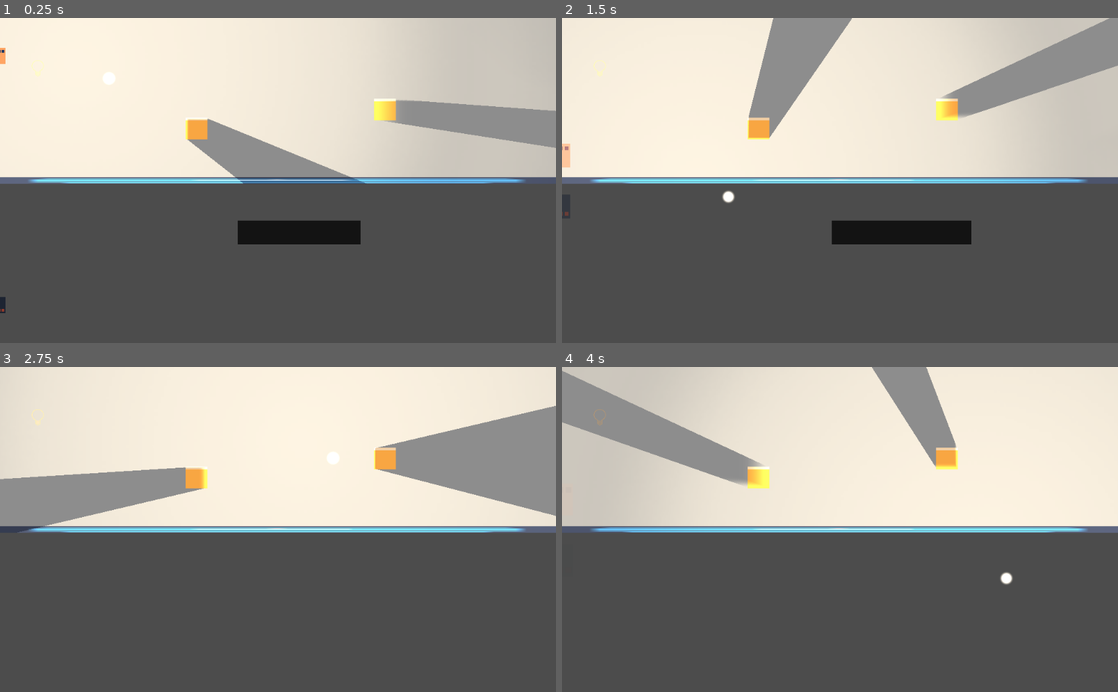
Above: before the commit, frames 1-4 (two rows, left to right).
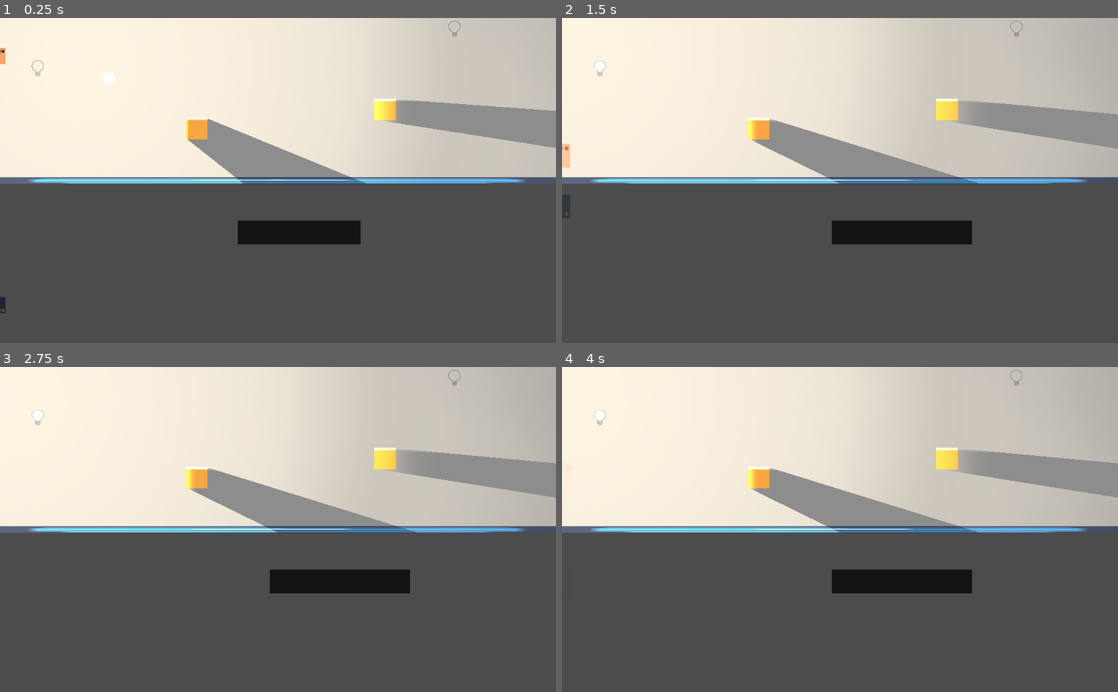
Above: after the commit, the same moments.

Repository: gramozilho/More-Than-Meets-The-Eye-GWJ14
Game: Godot game, scene res://Main.tscn
The game is run twice, just before and just after one commit, with the same random seed, the same clock (stepped at 60 frames per second) and the same inputs. The engine's default icon, where the game draws it, is replaced by a stand-in: a white triangle on a blue panel in a dark square.
Inputs (mouse positions are in pixels of both pictures, inside the frame that each line leads up to):
- Up to frame 1 (0.25 s): no input
- Up to frame 2 (1.5 s): tap Enter (ui_accept) at 0.5, 0.77, 1.25 s; move the mouse to (600, 66) at 0.52 s; press the mouse at (600, 66) at 0.53 s; hold D (right) from 0.53 s (still down); move the mouse to (728, 196) at 1.27 s; release the mouse at (728, 196) at 1.28 s; click (728, 196) at 1.35 s
- Up to frame 3 (2.75 s): tap Enter (ui_accept) at 1.52, 2 s; move the mouse to (333, 458) at 2.02 s; release D (right) at 2.03 s; press the mouse at (333, 458) at 2.03 s; hold A (left) from 2.03 s (still down)
- Up to frame 4 (4 s): tap Enter (ui_accept) at 2.75, 3.02, 3.5, 3.77 s; move the mouse to (812, 594) at 2.77 s; release A (left) at 2.78 s; release the mouse at (812, 594) at 2.78 s; hold D (right) from 2.78 s (still down); click (812, 594) at 2.85 s; move the mouse to (1006, 578) at 3.52 s; press the mouse at (1006, 578) at 3.53 s

The runs differ from the first frame. In frame 1, less than 0.1% of the frame differs, in the area x 5-83%, y 0-18%; in frame 2, 19%; in frame 3, 30%; in frame 4, 39%, in the area x 0-100%, y 0-70%.
Error before the commit: Invalid get index 'connect' (on base: 'Area2D'). Did you mean '.connect()' or funcref(obj, "connect") ? (res://Main.gd:12)

Commit message:
Added light

Diff:
--- /dev/null
+++ b/Lamp.gd
@@ -0,0 +1,9 @@
+extends Area2D
+
+
+signal lamp_touched
+
+
+func _on_Lamp_input_event(viewport, event, shape_idx):
+	if Input.is_action_just_pressed("click"):
+		emit_signal("lamp_touched", $Position2D.global_position)
--- a/Lamp.tscn
+++ b/Lamp.tscn
@@ -1,6 +1,7 @@
-[gd_scene load_steps=3 format=2]
+[gd_scene load_steps=4 format=2]
 
 [ext_resource path="res://Assets/bulb.png" type="Texture" id=1]
+[ext_resource path="res://Lamp.gd" type="Script" id=2]
 
 [sub_resource type="CircleShape2D" id=1]
 radius = 11.7849
@@ -8,9 +9,10 @@
 [node name="Lamp" type="Area2D" groups=[
 "lamp",
 ]]
+script = ExtResource( 2 )
 
 [node name="Sprite" type="Sprite" parent="."]
-modulate = Color( 1, 1, 1, 0.356863 )
+modulate = Color( 0, 0, 0, 0.356863 )
 position = Vector2( 0.596641, 6.4916 )
 scale = Vector2( 0.2, 0.2 )
 texture = ExtResource( 1 )
--- a/Light.gd
+++ b/Light.gd
@@ -3,10 +3,12 @@
 signal light_position
 
 var old_position
+var light_energy = 1
 
 
 func _ready():
 	old_position = global_position
+	self.energy = light_energy
 
 
 func _process(delta):
@@ -18,3 +20,20 @@
 		position.x += 20
 	if Input.is_action_just_pressed("ui_left"):
 		position.x -= 20
+
+
+func receive_click(destination):
+	# If light is off, turn on at location
+	if self.energy == 0:
+		global_position = destination
+		$TweenLight.interpolate_property(self, "energy", 0, light_energy, 0.5, Tween.TRANS_ELASTIC, Tween.EASE_OUT)
+
+	# if mouse on same place as light currently, on/off
+	elif global_position == destination:
+		print()
+		$TweenLight.interpolate_property(self, "energy", light_energy, 0, 0.5, Tween.TRANS_EXPO, Tween.EASE_OUT)
+
+	# else, tween to location
+	else:
+		$TweenLight.interpolate_property(self, "position", global_position, destination, 0.5, Tween.TRANS_QUINT, Tween.EASE_IN_OUT)
+	$TweenLight.start()
--- a/Light.tscn
+++ b/Light.tscn
@@ -14,8 +14,10 @@
 shadow_filter_smooth = 10.0
 script = ExtResource( 1 )
 
+[node name="TweenLight" type="Tween" parent="."]
+
 [node name="Sprite" type="Sprite" parent="."]
 scale = Vector2( 0.1, 0.1 )
 texture = ExtResource( 2 )
 
-[node name="Tween" type="Tween" parent="Sprite"]
+[node name="Timer" type="Timer" parent="."]
--- a/Main.gd
+++ b/Main.gd
@@ -1,6 +1,7 @@
 extends Node2D
 
 var shadow_casting_array
+var mouse_state = "game"
 
 func _ready():
 	shadow_casting_array = get_tree().get_nodes_in_group("cast_shadow")
@@ -9,16 +10,11 @@
 	$Light.global_position.x += 1
 
 	for lamp in get_tree().get_nodes_in_group("lamp"):
-		lamp.connect
-
-
-func _input(event):
-	if (event is InputEventMouseButton) and event.pressed:
-		print('mouse')
+		lamp.connect('lamp_touched', $Light, 'receive_click')
 
 
 func _process(delta):
-	if Input.is_action_pressed("click"):
+	if Input.is_action_pressed("click") and mouse_state == "free":
 		$Light.global_position = get_global_mouse_position()
 
 	# Cast shadows
@@ -28,3 +24,7 @@
 func _on_Light_light_position(light_position):
 	for body in shadow_casting_array:
 		body.on_light_touching(light_position)
+
+
+func handle_click_on_lamp(lamp_position):
+	print(lamp_position)
--- a/Main.tscn
+++ b/Main.tscn
@@ -41,4 +41,7 @@
 
 [node name="Lamp" parent="." instance=ExtResource( 8 )]
 position = Vector2( 69.4738, 88.4211 )
+
+[node name="Lamp2" parent="." instance=ExtResource( 8 )]
+position = Vector2( 836.843, 15.7895 )
 [connection signal="light_position" from="Light" to="." method="_on_Light_light_position"]
--- a/Player.gd
+++ b/Player.gd
@@ -78,7 +78,6 @@
 func flip():
 	facing_right = !facing_right
 	for eye in get_tree().get_nodes_in_group("eye"):
-		#[$Body/BodyEyeLeft, $Body/BodyEyeRight, $Shadow/ShadowEyeLeft, $Shadow/ShadowEyeRight]:
 		eye.position.x *= -1
 
 func die():
